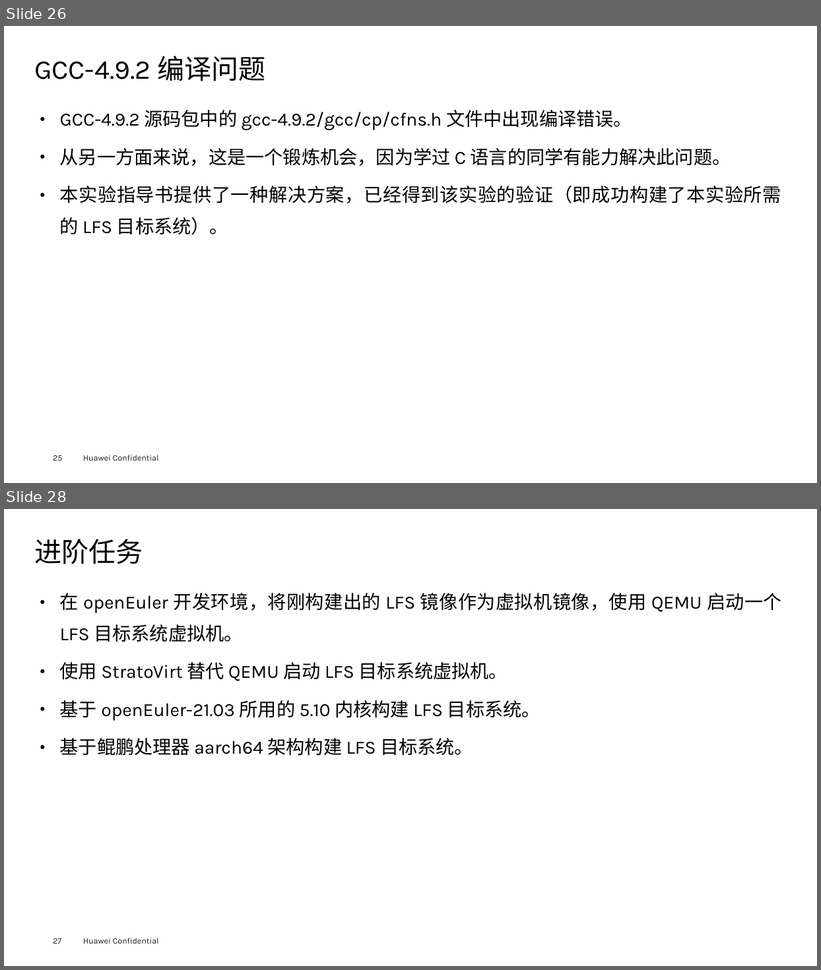
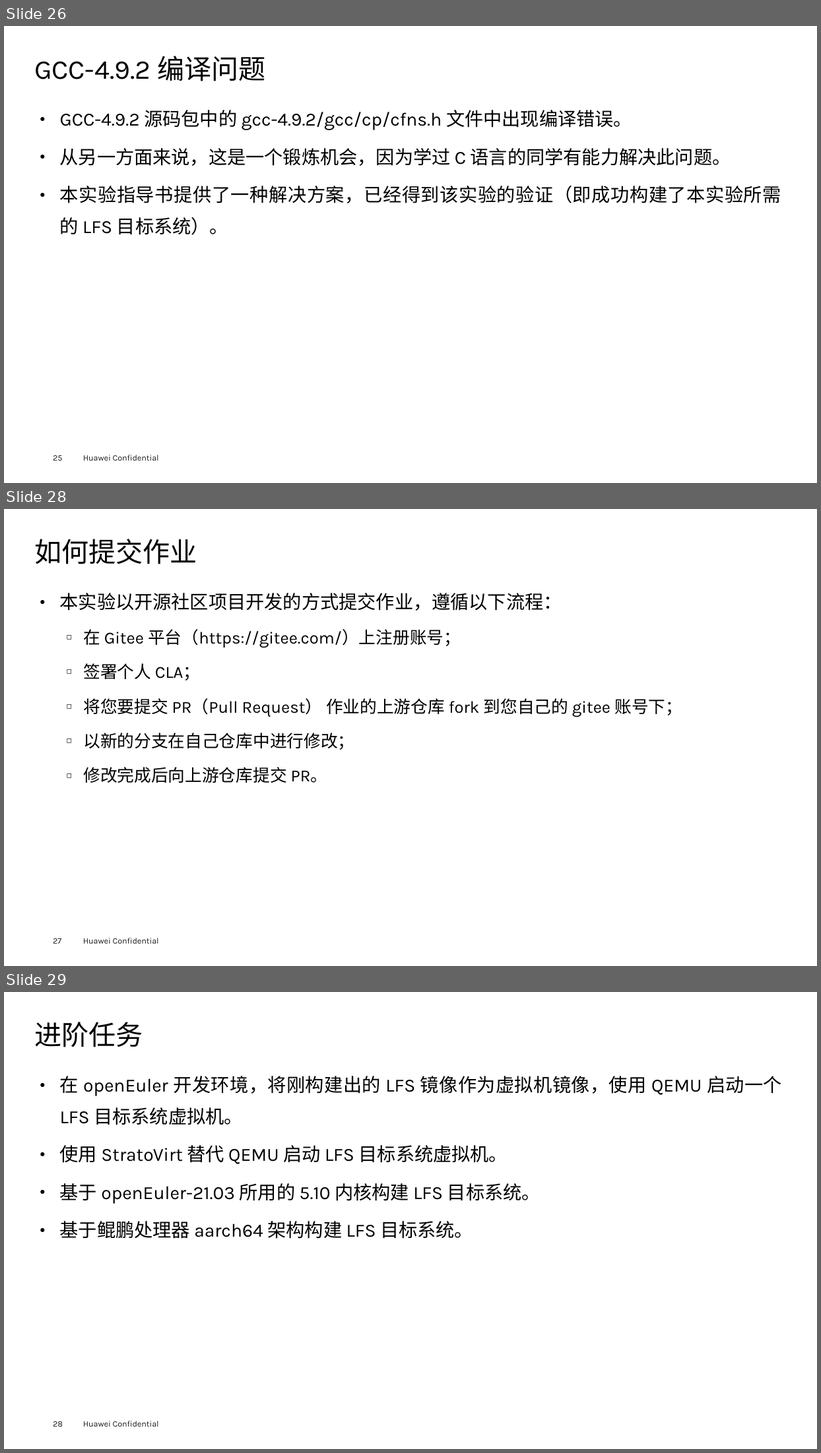
Before and after one commit to openeuler-mirror/lfs-course, a slide deck: lfs-7.7-systemd/documents/LFS-on-openEuler_Course-Handout_v1.3.pptx. Shown one above the other, each under a label of ours: slides 26 and 28 before the commit, slides 26, 28 and 29 after it; the slides between them are not shown. The pictures are 821x970 and 821x1453 pixels, drawn with LibreOffice and Linux fonts; fonts in the diff are those of the drawing; background and template pictures are left out. Boxes give left, top, right and bottom in pixels: in the first picture for what was removed or moved away, otherwise in the second. Text is boxed around its words. In the diff, an @@ line names an element or a change of style, - is before the commit and + after.

```diff
--- a/lfs-7.7-systemd/documents/LFS-on-openEuler_Course-Handout_v1.3.pptx
+++ b/lfs-7.7-systemd/documents/LFS-on-openEuler_Course-Handout_v1.3.pptx
@@ slide 28 added at (4,509,817,966), background #FFFFFF; not listed: 2 template elements that a slide beside it also shows @@
@@ title added at (34,539,197,564), 32 pt, text #000000 @@
+如何提交作业
@@ text added at (60,593,682,783), 20 pt, text #000000 @@
+● 本实验以开源社区项目开发的方式提交作业，遵循以下流程：
+  ◻ 在 Gitee 平台（https://gitee.com/）上注册账号；
+  ◻ 签署个人 CLA；
+  ◻ 将您要提交 PR（Pull Request） 作业的上游仓库 fork 到您自己的 gitee 账号下；
+  ◻ 以新的分支在自己仓库中进行修改；
+  ◻ 修改完成后向上游仓库提交 PR。
@@ what was slide 28 is now slide 29 @@
@@ page number at (53,1422,63,1427): text changed @@
-27
+28
```
Also in this commit, not shown: 1 slide changed.
